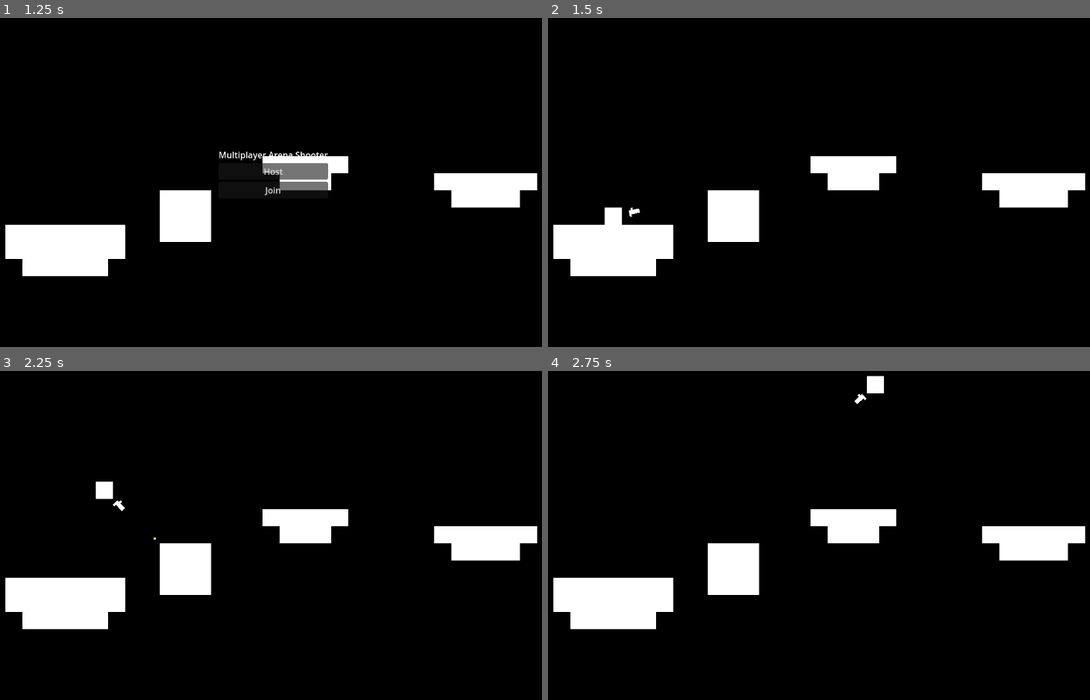
Above: before the commit, frames 1-4 (two rows, left to right).
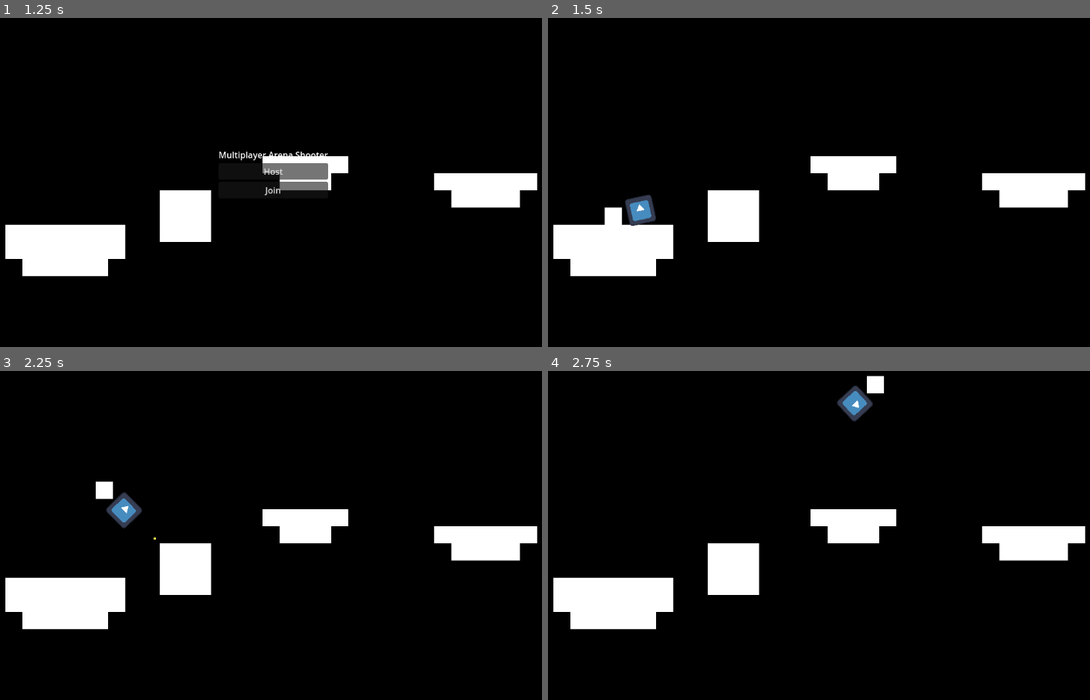
Above: after the commit, the same moments.

Repository: TurboMojo/Matches
Game: Godot game, scene res://game.tscn
Two runs of this game, one before a commit and one after it. Both use one fixed random seed, a clock stepped at 60 frames per second and the inputs below. The engine's default icon, where the game draws it, is replaced by a stand-in: a white triangle on a blue panel in a dark square.
Inputs (mouse positions are in pixels of both pictures, inside the frame that each line leads up to):
- Up to frame 1 (1.25 s): tap Enter at 0.5 s; move the mouse to (406, 156) at 0.52 s; press the mouse at (406, 156) at 0.53 s; hold D (right) from 0.53 s (still down); tap Space (jump) at 0.77 s
- Up to frame 2 (1.5 s): release D (right) at 1.25 s; release the mouse at (954, 156) at 1.25 s; click "Host" at 1.25 s
- Up to frame 3 (2.25 s): tap Space (jump) at 2 s; move the mouse to (151, 542) at 2.02 s; hold D (right) from 2.03 s (still down); click (151, 542) at 2.1 s
- Up to frame 4 (2.75 s): keep holding D (right); tap Space (jump) at 2.27 s

Frame 1 is identical in both runs. In frame 2, 0.4% of the frame differs, in the area x 14-20%, y 53-64%; in frame 3, 0.4%; in frame 4, 0.4%, in the area x 53-60%, y 4-16%.

Commit message:
Shooting
Networked shooting works.  Each player's gun looks at my mouse cursor in local testing

Diff:
--- a/UltimatePlatformerController.gd
+++ b/UltimatePlatformerController.gd
@@ -161,8 +161,6 @@
 var col
 var animScaleLock : Vector2
 
-
-
 @export_category("Custom")
 
 const MAX_HEALTH = 100
@@ -170,55 +168,69 @@
 
 @onready var game: Game = get_node("/root/Game")
 @onready var active_card_selector: card_selector = get_node("/root/Game/UI/CardSelector")
+@onready var bullet_spawner : MultiplayerSpawner = get_node("GunContainer/GunSprite/Muzzle/BulletSpawner")
 @export var player_name = ""
 #@export var player_id: int
 @export var input_direction: Vector2
 @export var shooting : bool = false
-
+@onready var state : State = $State
 var hasFocus
+@onready var gun_container = $GunContainer
 
 func _enter_tree():
 	set_multiplayer_authority(int(name))
-	$MultiplayerSynchronizer.set_multiplayer_authority(int(name))
+	$State/MultiplayerSynchronizer.set_multiplayer_authority(int(name))
+	bullet_spawner = get_node("GunContainer/GunSprite/Muzzle/BulletSpawner")
+	bullet_spawner.set_multiplayer_authority(int(name))
+	bullet_spawner.spawn_function = shoot
+
 	$PlayerInput.set_multiplayer_authority(int(name))
+	if get_multiplayer_authority() != multiplayer.get_unique_id():
+		set_process_input(false)
+		print("setting process input to false")
 
 func _ready():
 	#if not is_multiplayer_authority(): return
 	wasMovingR = true
 	anim = PlayerSprite
 	col = PlayerCollider
+	bullet_spawner.spawn_path = Globals.LEVEL.get_path()
 	get_viewport().focus_entered.connect(_on_window_focus_in)
 	get_viewport().focus_exited.connect(_on_window_focus_out)
 	_updateData()
 
+
 func get_max_health():
 	return MAX_HEALTH
 
 func process_input():
-	#if $PlayerInput.get_multiplayer_authority() != multiplayer.get_unique_id():
-	#	return
-
-
+	if get_multiplayer_authority() != int(name):
+		return
 	if Input.is_action_just_released("shoot"):
 		shooting = false
 	if Input.is_action_just_pressed("shoot") && game.isCardSelection == false:
 		shooting = true
 
-		if int(name) == multiplayer.get_unique_id():
-			shoot(get_multiplayer_authority(), $GunContainer/GunSprite/Muzzle.global_transform)
-		else:
-			shoot.rpc(get_multiplayer_authority(), $GunContainer/GunSprite/Muzzle.global_transform)
-
-	if int(name) == multiplayer.get_unique_id():
-		$GunContainer.look_at(get_global_mouse_position())
+	if shooting == true:
+		shooting = false
+		bullet_spawner.spawn(int(name))
+
+		#shoot.rpc_id(1,get_multiplayer_authority(), $GunContainer/GunSprite/Muzzle.global_transform)
+		#if int(name) == get_multiplayer_authority():
+			#print("Bullet fired by ", name)
+			#shoot(get_multiplayer_authority(), $GunContainer/GunSprite/Muzzle.global_transform)
+		#else:
+		#	shoot.rpc(get_multiplayer_authority(), $GunContainer/GunSprite/Muzzle.global_transform)
+	# Only do this for the authoritative client
+	if int(name) == get_multiplayer_authority():
+
+		gun_container.look_at(get_global_mouse_position())
 		if get_global_mouse_position().x < global_position.x:
 			$GunContainer/GunSprite.flip_v = true
 		else:
 			$GunContainer/GunSprite.flip_v = false
 	else:
 		print("stop doing that!")
-
-
 
 func _on_window_focus_in(): hasFocus = true
 
@@ -290,8 +302,6 @@
 		twoWayDashVertical = true
 	elif dashType == 4:
 		eightWayDash = true
-
-
 
 func _process(_delta):
 	#if $PlayerInput.get_multiplayer_authority() != multiplayer.get_unique_id():
@@ -371,14 +381,21 @@
 			anim.speed_scale = 1
 			anim.play("roll")
 
-@rpc("any_peer", "call_local")
-func shoot(shooter_pid, muzzle_transform):
+#@rpc("any_peer", "call_local", "reliable")
+#func shoot(shooter_pid, muzzle_transform):
+func shoot(id: int) -> Node:
 	var bullet = Globals.BULLET.instantiate()
-	print("Bullet instantiated: ", bullet)
-	bullet.set_multiplayer_authority(shooter_pid)
-	print("Bullet authority set to: ", shooter_pid)
-	Globals.game.level.add_child(bullet)
-	bullet.global_transform = muzzle_transform
+	print("bullet: ",type_string(typeof(bullet)))
+	bullet.pid = id
+	#Globals.game.level.add_child(bullet, true)
+	var target_position = $GunContainer/GunSprite/Muzzle.global_position
+	var target_rotation = $GunContainer/GunSprite/Muzzle.global_rotation
+	#bullet.position = $GunContainer/GunSprite/Muzzle.position
+	#bullet.reparent(Globals.LEVEL)
+	#Globals.LEVEL.add_child(bullet)
+	bullet.global_position = target_position
+	bullet.global_rotation = target_rotation
+	return bullet
 
 @rpc("any_peer", "call_local")
 func take_damage(amount: int):
@@ -390,8 +407,12 @@
 func move_to_spawnpoint(delta):
 	global_position = game.get_random_spawnpoint()
 
+
+
 func _physics_process(delta):
-	if $PlayerInput.get_multiplayer_authority() != multiplayer.get_unique_id():
+	if get_multiplayer_authority() != multiplayer.get_unique_id():
+		global_position = $State.sync_position
+		global_rotation = $State.sync_rotation
 		return
 	process_input()
 
@@ -640,6 +661,9 @@
 	if upToCancel and $PlayerInput.upHold and groundPound:
 		_endGroundPound()
 
+	state.sync_position = global_position
+	state.sync_rotation = global_rotation
+
 func _bufferJump():
 	await get_tree().create_timer(jumpBuffering).timeout
 	jumpWasPressed = false
--- a/bullet/bullet.gd
+++ b/bullet/bullet.gd
@@ -2,6 +2,10 @@
 
 var speed = 250
 @export var damage = 25
+@export var pid : int
+
+func _enter_tree() -> void:
+	set_multiplayer_authority(pid)
 
 func _physics_process(delta):
 	position += transform.x * speed * delta
@@ -14,8 +18,8 @@
 	if body is PlatformerController2D:
 		body.take_damage.rpc_id(1, damage)
 
-	remove_bullet.rpc()
+	remove_bullet()
 
-@rpc("call_local")
+
 func remove_bullet():
 	queue_free()
--- a/game.gd
+++ b/game.gd
@@ -12,7 +12,7 @@
 #var players: Array[Player] = []
 var _players_spawn_node
 var _player_spawn_points
-var bullet_scene = preload("res://scenes/bullet.tscn")
+
 #var card_selector
 @onready var card_hand = get_node("/root/Game/UI/CardSelector")
 var bullets = {}
@@ -59,15 +59,15 @@
 	multiplayer_ui.hide()
 
 func add_player(pid):
+	print("add_player: ",str(pid))
 	next_player_name = "Player" + str(multiplayer.get_peers().size() + 1)
 	var player = PLAYER.instantiate()
+	player.set_multiplayer_authority(pid)
 	player.name = str(pid)
-	#player.player_id =  pid
 	next_player_name = ""
 	player.global_position = $Level.get_child(players.size()).global_position
 	players.append(player)
 	Globals.player = player
-	#level.add_child(player)
 	print(str(players.size())+" players")
 
 	if multiplayer.get_peers().size() > 0:
--- a/game.tscn
+++ b/game.tscn
@@ -97,7 +97,7 @@
 
 [node name="MultiplayerSpawner" type="MultiplayerSpawner" parent="."]
 _spawnable_scenes = PackedStringArray("uid://ckfdwsfyhadii", "uid://daelk2mg0nk5a")
-spawn_path = NodePath("..")
+spawn_path = NodePath("../Level")
 
 [node name="Graveyard" type="Node2D" parent="."]
 position = Vector2(-108, 13)
--- a/player/platformer_player.tscn
+++ b/player/platformer_player.tscn
@@ -1,9 +1,11 @@
-[gd_scene load_steps=9 format=3 uid="uid://ckfdwsfyhadii"]
+[gd_scene load_steps=11 format=3 uid="uid://ckfdwsfyhadii"]
 
 [ext_resource type="Script" uid="uid://cuyajdt4fxr8s" path="res://UltimatePlatformerController.gd" id="1_0vsdo"]
 [ext_resource type="Texture2D" uid="uid://by2qvlirfs6xr" path="res://player/player.png" id="2_7cfh1"]
 [ext_resource type="Script" uid="uid://bkw7j0j5i6kh6" path="res://scripts/player_input.gd" id="3_7cfh1"]
 [ext_resource type="Texture2D" uid="uid://dsbqfqmi6bnaf" path="res://player/gun.png" id="3_df2gm"]
+[ext_resource type="Script" uid="uid://bkisiel826kqs" path="res://scripts/State.gd" id="5_df2gm"]
+[ext_resource type="Texture2D" uid="uid://caetxtntab8sm" path="res://icon.svg" id="5_ihwgy"]
 
 [sub_resource type="RectangleShape2D" id="RectangleShape2D_ive5f"]
 size = Vector2(8, 8)
@@ -18,23 +20,6 @@
 "name": &"default",
 "speed": 5.0
 }]
-
-[sub_resource type="SceneReplicationConfig" id="SceneReplicationConfig_si0n2"]
-properties/0/path = NodePath(".:position")
-properties/0/spawn = true
-properties/0/replication_mode = 1
-properties/1/path = NodePath("GunContainer:rotation")
-properties/1/spawn = true
-properties/1/replication_mode = 1
-properties/2/path = NodePath("GunContainer/GunSprite:flip_v")
-properties/2/spawn = true
-properties/2/replication_mode = 2
-properties/3/path = NodePath(".:health")
-properties/3/spawn = true
-properties/3/replication_mode = 2
-properties/4/path = NodePath(".:player_name")
-properties/4/spawn = true
-properties/4/replication_mode = 2
 
 [sub_resource type="SceneReplicationConfig" id="SceneReplicationConfig_0vsdo"]
 properties/0/path = NodePath("PlayerInput:upHold")
@@ -86,6 +71,29 @@
 properties/15/spawn = true
 properties/15/replication_mode = 1
 
+[sub_resource type="SceneReplicationConfig" id="SceneReplicationConfig_si0n2"]
+properties/0/path = NodePath("GunContainer:rotation")
+properties/0/spawn = true
+properties/0/replication_mode = 1
+properties/1/path = NodePath("GunContainer/GunSprite:flip_v")
+properties/1/spawn = true
+properties/1/replication_mode = 1
+properties/2/path = NodePath(".:health")
+properties/2/spawn = true
+properties/2/replication_mode = 1
+properties/3/path = NodePath(".:player_name")
+properties/3/spawn = true
+properties/3/replication_mode = 1
+properties/4/path = NodePath("State:sync_position")
+properties/4/spawn = true
+properties/4/replication_mode = 1
+properties/5/path = NodePath("State:sync_rotation")
+properties/5/spawn = true
+properties/5/replication_mode = 1
+properties/6/path = NodePath("GunContainer/GunSprite/Muzzle:position")
+properties/6/spawn = true
+properties/6/replication_mode = 1
+
 [node name="Player" type="CharacterBody2D" node_paths=PackedStringArray("PlayerSprite", "PlayerCollider", "leftRaycast", "middleRaycast", "rightRaycast")]
 collision_layer = 2
 script = ExtResource("1_0vsdo")
@@ -101,9 +109,6 @@
 [node name="PlayerSprite" type="AnimatedSprite2D" parent="."]
 sprite_frames = SubResource("SpriteFrames_7cfh1")
 
-[node name="MultiplayerSynchronizer" type="MultiplayerSynchronizer" parent="."]
-replication_config = SubResource("SceneReplicationConfig_si0n2")
-
 [node name="PlayerInput" type="MultiplayerSynchronizer" parent="."]
 replication_config = SubResource("SceneReplicationConfig_0vsdo")
 script = ExtResource("3_7cfh1")
@@ -117,6 +122,13 @@
 [node name="Muzzle" type="Marker2D" parent="GunContainer/GunSprite"]
 position = Vector2(3, 0)
 
+[node name="Sprite2D" type="Sprite2D" parent="GunContainer/GunSprite/Muzzle"]
+scale = Vector2(0.1, 0.1)
+texture = ExtResource("5_ihwgy")
+
+[node name="BulletSpawner" type="MultiplayerSpawner" parent="GunContainer/GunSprite/Muzzle"]
+spawn_path = NodePath("..")
+
 [node name="LeftRaycast" type="RayCast2D" parent="."]
 position = Vector2(-10, 0)
 target_position = Vector2(1, -112)
@@ -127,3 +139,11 @@
 [node name="RightRaycast" type="RayCast2D" parent="."]
 position = Vector2(10, 0)
 target_position = Vector2(1, -112)
+
+[node name="State" type="Node" parent="."]
+script = ExtResource("5_df2gm")
+metadata/_custom_type_script = "uid://bkisiel826kqs"
+
+[node name="MultiplayerSynchronizer" type="MultiplayerSynchronizer" parent="State"]
+root_path = NodePath("../..")
+replication_config = SubResource("SceneReplicationConfig_si0n2")
--- a/project.godot
+++ b/project.godot
@@ -26,6 +26,10 @@
 [dotnet]
 
 project/assembly_name="Multiplayer Arena Shooter"
+
+[editor_plugins]
+
+enabled=PackedStringArray()
 
 [input]
 
--- a/scenes/bullet.tscn
+++ /dev/null
@@ -1,50 +0,0 @@
-[gd_scene load_steps=5 format=3 uid="uid://dy6gg8r5ct171"]
-
-[ext_resource type="Texture2D" uid="uid://caetxtntab8sm" path="res://icon.svg" id="1_mkf8s"]
-
-[sub_resource type="GDScript" id="GDScript_mkf8s"]
-script/source = "extends Area2D
-
-var speed = 250
-
-func _physics_process(delta):
-	position += transform.x * speed * delta
-
-func _on_body_entered(body):
-	if !is_multiplayer_authority():
-		return
-
-	if body is Player:
-		body.take_damage.rpc_id(body.get_multiplayer_authority(), 25)
-
-	remove_bullet.rpc()
-
-@rpc(\"call_local\")
-func remove_bullet():
-	queue_free()
-"
-
-[sub_resource type="CircleShape2D" id="CircleShape2D_l5glv"]
-radius = 21.0238
-
-[sub_resource type="SceneReplicationConfig" id="SceneReplicationConfig_mkf8s"]
-properties/0/path = NodePath(".:position")
-properties/0/spawn = true
-properties/0/replication_mode = 1
-properties/1/path = NodePath(".:rotation")
-properties/1/spawn = true
-properties/1/replication_mode = 1
-
-[node name="Bullet" type="Area2D"]
-collision_mask = 3
-script = SubResource("GDScript_mkf8s")
-
-[node name="CollisionShape2D" type="CollisionShape2D" parent="."]
-shape = SubResource("CircleShape2D_l5glv")
-
-[node name="Sprite2D" type="Sprite2D" parent="."]
-scale = Vector2(0.1, 0.1)
-texture = ExtResource("1_mkf8s")
-
-[node name="MultiplayerSynchronizer" type="MultiplayerSynchronizer" parent="."]
-replication_config = SubResource("SceneReplicationConfig_mkf8s")
--- a/scripts/GLOBALS.gd
+++ b/scripts/GLOBALS.gd
@@ -3,3 +3,7 @@
 @onready var game: Game = get_node("/root/Game")
 @export var player: PlatformerController2D
 @export var BULLET = preload("res://bullet/bullet.tscn")
+@onready var LEVEL : Node2D = get_node("/root/Game/Level")
+
+func is_network_authority(name: int) -> bool:
+	return name == get_multiplayer_authority()
--- /dev/null
+++ b/scripts/State.gd
@@ -0,0 +1,6 @@
+extends Node
+
+class_name State
+
+@export var sync_position : Vector2 = Vector2.ZERO
+@export var sync_rotation : float = 0
--- a/scripts/gun_barrel.gd
+++ b/scripts/gun_barrel.gd
@@ -6,22 +6,26 @@
 @export var bullet_scene : PackedScene
 var id : int
 
-#func _physics_process(_delta: float) -> void:
-#	if !is_multiplayer_authority():
-#		return
-#	look_at(get_global_mouse_position())
+func _process(delta: float) -> void:
+	if Globals.is_network_authority():
+		update_gun()
 
-#func _input(event):
-#	if event.is_action_pressed("shoot") and is_multiplayer_authority() and Globals.game.isCardSelection == false:
-#		spawn_bullet.rpc(multiplayer.get_unique_id(), SPEED)
 
-#@rpc("call_local")
-#func spawn_bullet(shooter_id: int, speed: float) -> void:
-#	print("you shouldn't see me")
-#	var origin = global_position
-#	var direction = global_rotation
-#	var bullet = bullet_scene.instantiate()
-#	bullet.speed = speed
-#	bullet.name = "Bullet" + str(Globals.game.bullets_fired)
-#	Globals.game._players_spawn_node.add_child(bullet, true)
-#	bullet.transform = global_transform
+func _input(event: InputEvent) -> void:
+	if Globals.is_network_authority() and event is InputEventMouseMotion:
+		rpc("sync_gun_position", get_global_mouse_position())
+
+func update_gun():
+	var mouse_position = get_global_mouse_position()
+	look_at(mouse_position)
+
+	# Flip the gun sprite based on mouse position
+	if mouse_position.x < global_position.x:
+		$GunSprite.flip_h = true
+	else:
+		$GunSprite.flip_h = false
+
+# RPC function to synchronize gun state
+@rpc
+func sync_gun_position(mouse_position: Vector2):
+	look_at(mouse_position)
Not shown: 1 places in bullet/bullet.tscn that only renumber resources
Not shown, added: scripts/State.gd.uid
